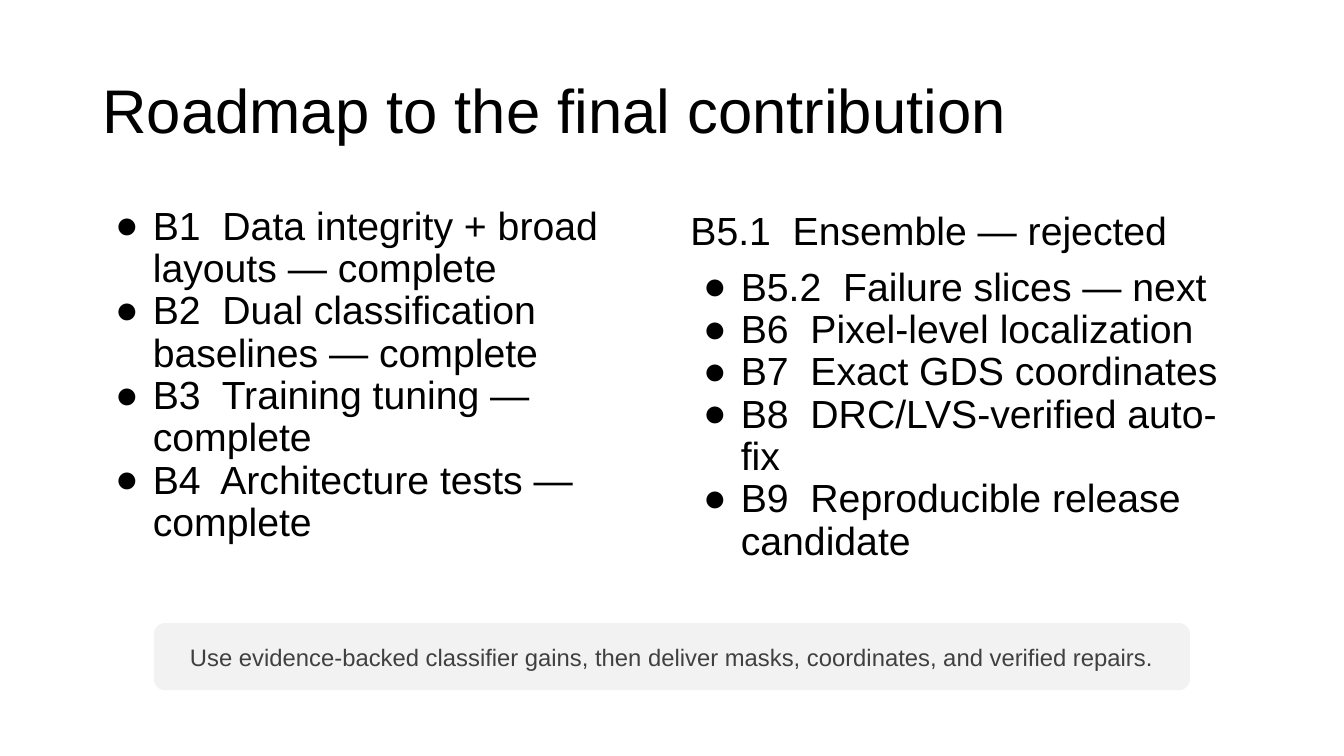
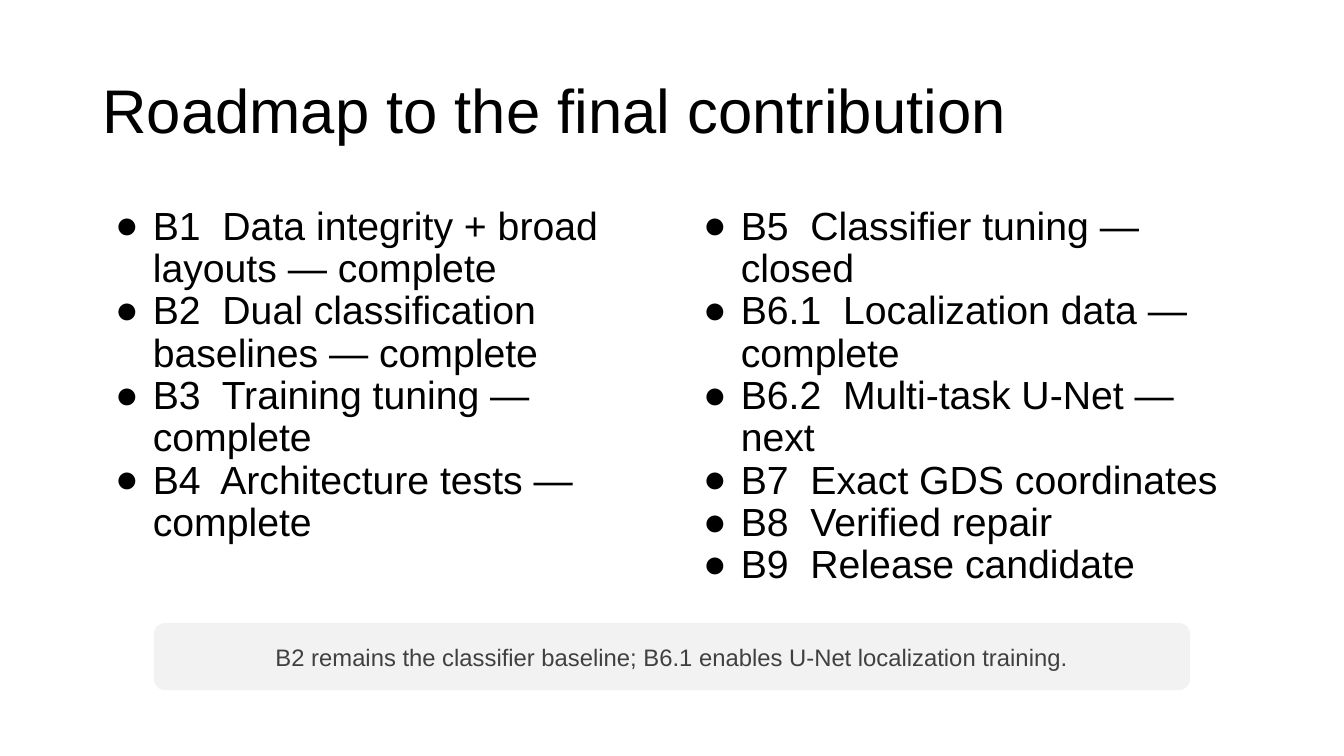
Before and after one commit to nocleo/ADVLSI2_Project_updated, a slide deck: slide 15 of presentation/ADVLSI2_DRC_CNN_Project_Progress.pptx. Drawn at 1344x756 pixels with LibreOffice and Linux fonts; fonts in the diff are those of the drawing. Boxes give left, top, right and bottom in pixels: in the first picture for what was removed or moved away, otherwise in the second. Text is boxed around its words. In the diff, an @@ line names an element or a change of style, - is before the commit and + after.

```diff
--- a/presentation/ADVLSI2_DRC_CNN_Project_Progress.pptx
+++ b/presentation/ADVLSI2_DRC_CNN_Project_Progress.pptx
@@ text at (741,211,1137,452): text changed @@
-● B5.1 Ensemble — rejected
-  B5.2 Failure slices — next
-● B6 Pixel-level localization
+● B5 Classifier tuning — closed
+● B6.1 Localization data — complete
+● B6.2 Multi-task U-Net — next
@@ text at (741,507,1135,579): text changed @@
-● B8 DRC/LVS-verified auto-fix
-● B9 Reproducible release candidate
+● B8 Verified repair
+● B9 Release candidate
@@ text in rounded rectangle at (275,648,1067,671): text changed @@
-Use evidence-backed classifier gains, then deliver masks, coordinates, and verified repairs.
+B2 remains the classifier baseline; B6.1 enables U-Net localization training.
```
Also in this commit, not shown: 3 other slides changed, 4 slides added, 1 other file.
